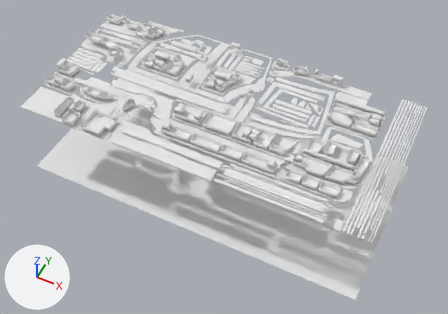
Renders of the Blender file vehicles/interrawt3/TextureBaker/interrawt3_innerbody_texbake.blend from each side of a commit.
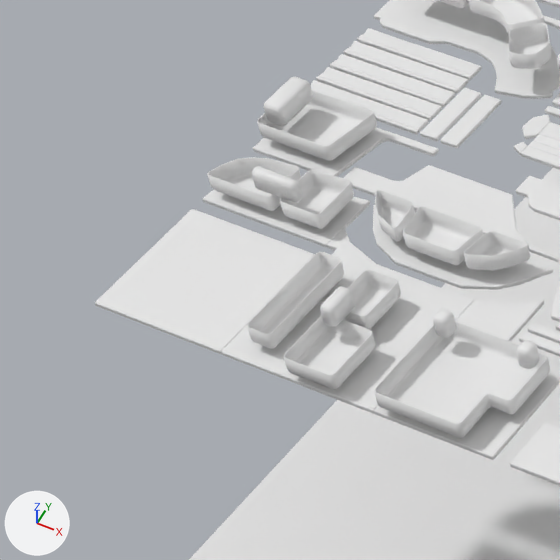
The first picture shows the older version from a 50 mm camera at (4.21, -3.38, 4.65) aimed at (2.11, 0.82, -0.6). The close-ups show both versions on the part from 0% to 27% of the width and 13% to 52% of the height of that picture; other places that the commit changed are outside them. Arrows for +X, +Y and +Z are at lower left; the lights stay in place.

The scene before the commit, as lines of its bpy script (objects in view):
```python
ob_interra_innerbody_uv_doordent_normal = bpy.data.objects.new('interra_innerbody_UV_doordent_normal', me_curve_001)
ob_interra_innerbody_uv_doordent_normal.location = (0.0, 0.0, 0.0)
ob_interra_innerbody_uv_solidmetal = bpy.data.objects.new('interra_innerbody_UV_solidmetal', me_curve_2854)
ob_interra_innerbody_uv_solidmetal.location = (0.0, 0.0, 0.0)
ob_plane = bpy.data.objects.new('Plane', me_plane)
ob_plane.location = (2.0, 1.0, -1.0)
ob_plane.scale = (2.0, 1.0, 1.0)
# me_curve_001
# before: 382 (0.61, 0.33, 0.02), 384 (0.7, 0.33, 0.02)
# also in view: 'interra_innerbody_UV_painted' at (1.89, 0.99, 0.0); 'interra_innerbody_UV_plastic' at (2.0, 0.99, 0.0)
```
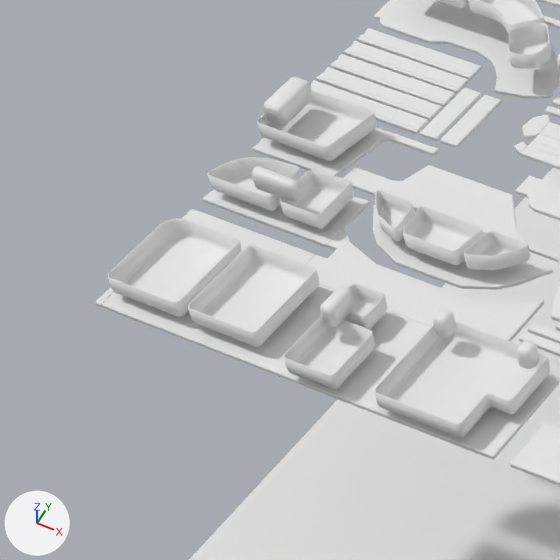
Boxes (x1, y1, x2, y2) around the edits, measured in the close-ups (560 x 560 px):
'interra_innerbody_UV_doordent_normal', reshaped: before (207, 0, 560, 438); after (108, 0, 560, 438)
part 1 of me_curve_001, deleted: before (247, 252, 344, 348)
part 2 of me_curve_001, built on: before (343, 269, 401, 330); after (108, 218, 388, 346)

The edits, one by one:
me_curve_001 has 633 vertices, 252 faces and spans x 0.04..3.68, y 0.0..1.92, z 0.02..0.12.
me_curve_001 is used by ob_interra_innerbody_uv_doordent_normal; location (0.0, 0.0, 0.0).
Verts and faces of me_curve_001; kept vertices keep their numbers, new ones are numbered from 633.
me_curve_001 part 1: the loose piece of 6 vertices spanning x 0.48..0.54, y 0.05..0.33, z 0.02 is deleted.
Part 2, on me_curve_001:
Vertex 382 moves to (0.61, 0.27, 0.02).
Vertex 384 moves to (0.7, 0.27, 0.02).
New vertex 633 is at (0.51, 0.04, 0.02).
New vertex 634 is at (0.32, 0.04, 0.02).
New vertex 635 is at (0.29, 0.04, 0.02).
New vertices 636, 637, 638 stand at vertices 633, 634, 635, in that order, plus (0.0, 0.23, 0.0).
New vertex 639 is at (0.09, 0.04, 0.02).
New vertex 640 is at (0.09, 0.23, 0.02).
New vertex 641 is at (0.13, 0.27, 0.02).
New vertex 642 is at (0.1, 0.26, 0.02).
New faces: (633, 634, 637, 636), (635, 639, 640, 642, 641, 638).
